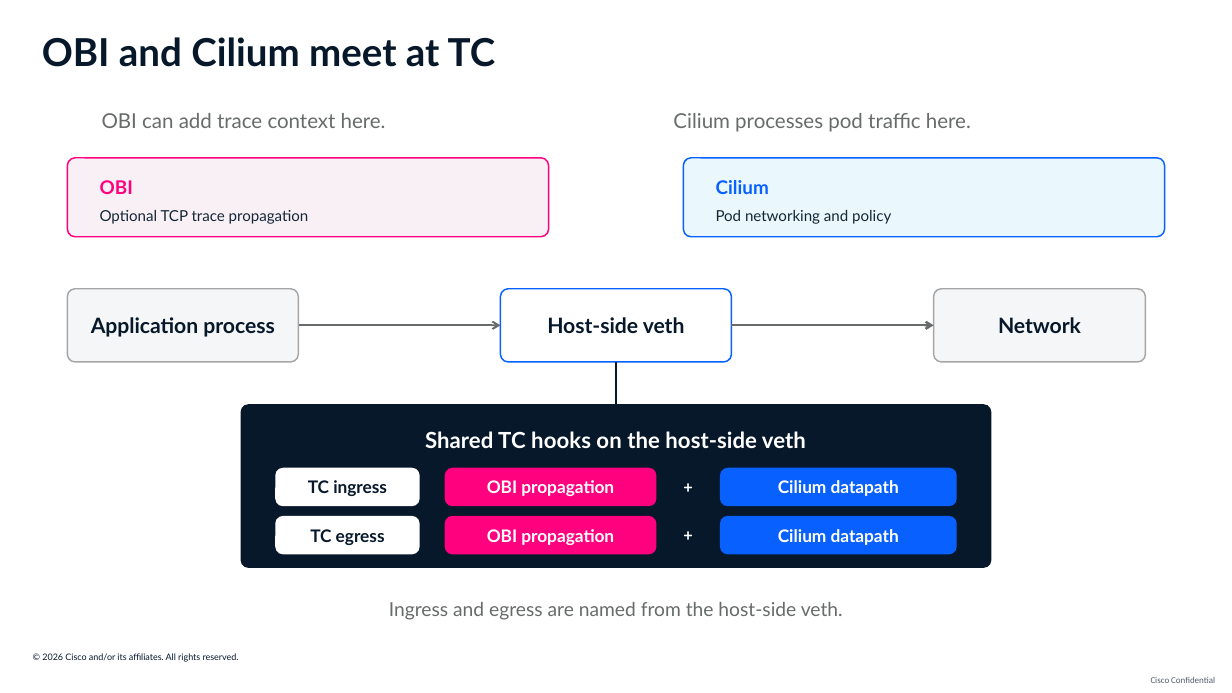
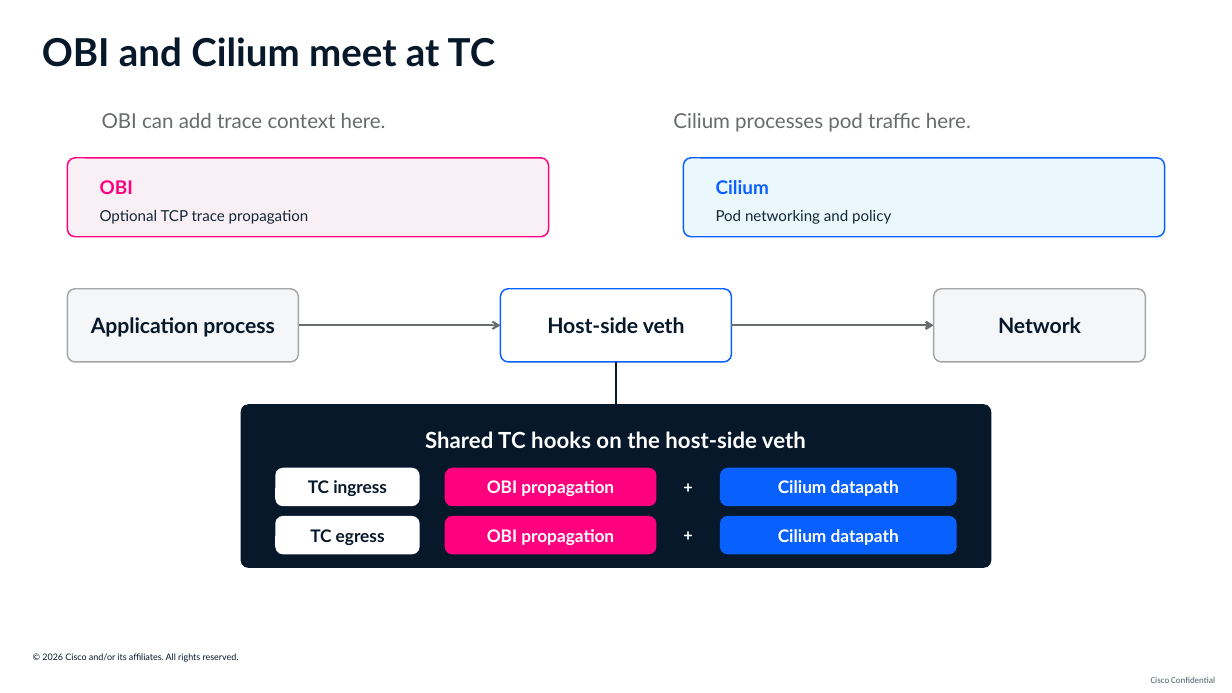
Before and after one commit to ajimenez1503/cilium-obi-demo, a slide deck: slide 9 of slides/cilium-obi-session-deck-latest.pptx (slide 8 before the commit). Drawn at 1232x693 pixels with LibreOffice and Linux fonts; fonts in the diff are those of the drawing; background and template pictures are left out. Boxes give left, top, right and bottom in pixels: in the first picture for what was removed or moved away, otherwise in the second. Text is boxed around its words. In the diff, an @@ line names an element or a change of style, - is before the commit and + after.

```diff
--- a/slides/cilium-obi-session-deck-latest.pptx
+++ b/slides/cilium-obi-session-deck-latest.pptx
@@ text removed at bbox=[389, 602, 843, 620] @@
-Ingress and egress are named from the host-side veth.
```
Also in this commit, not shown: 11 other slides changed, 9 other files.
